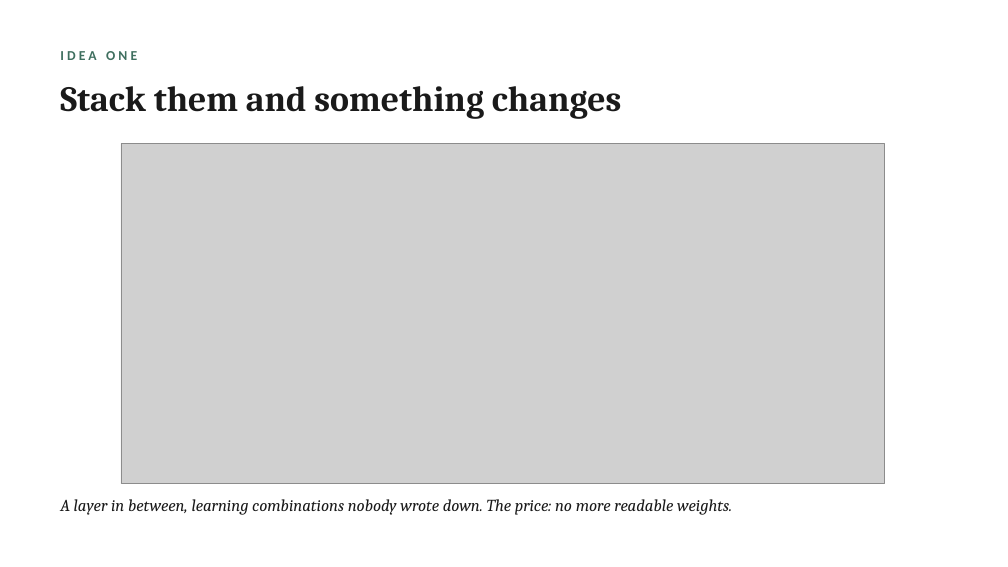
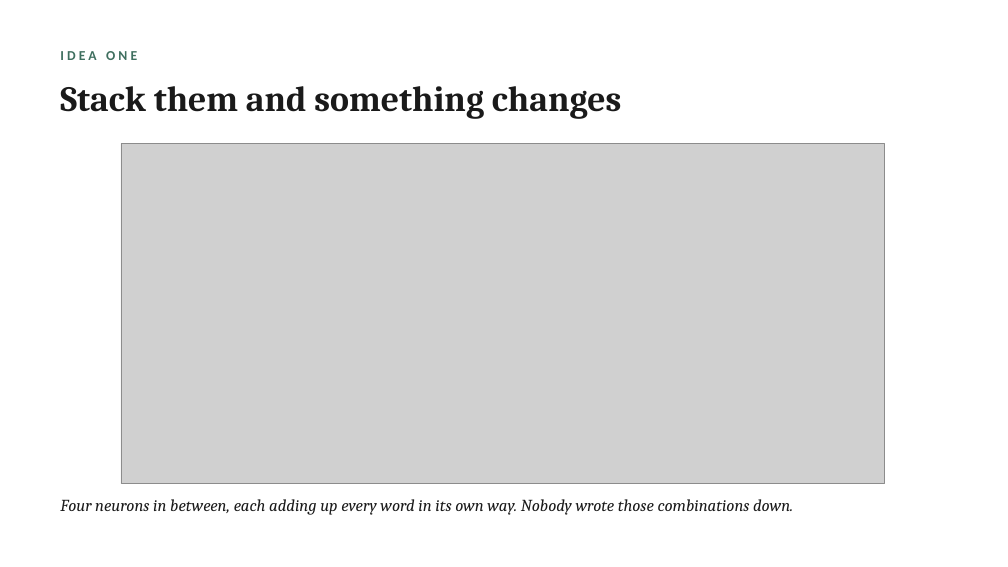
Before and after one commit to lucianli123/culture-as-data-2026, a slide deck: slide 8 of slides/week-04-lecture-draft.pptx. Drawn at 1008x567 pixels with LibreOffice and Linux fonts; fonts in the diff are those of the drawing; grey boxes stand for pictures. Boxes give left, top, right and bottom in pixels: in the first picture for what was removed or moved away, otherwise in the second. Text is boxed around its words. In the diff, an @@ line names an element or a change of style, - is before the commit and + after.

```diff
--- a/slides/week-04-lecture-draft.pptx
+++ b/slides/week-04-lecture-draft.pptx
@@ text at [60, 499, 793, 515]: text changed @@
-A layer in between, learning combinations nobody wrote down. The price: no more readable weights.
+Four neurons in between, each adding up every word in its own way. Nobody wrote those combinations down.
```
Also in this commit, not shown: 3 other slides changed, 7 slides added, 1 slide removed, 11 other files.
